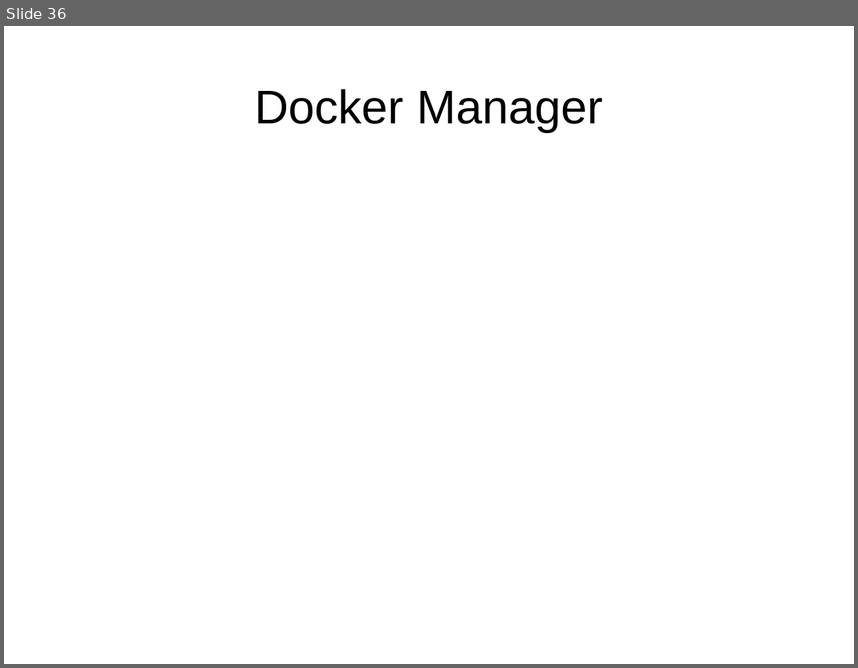
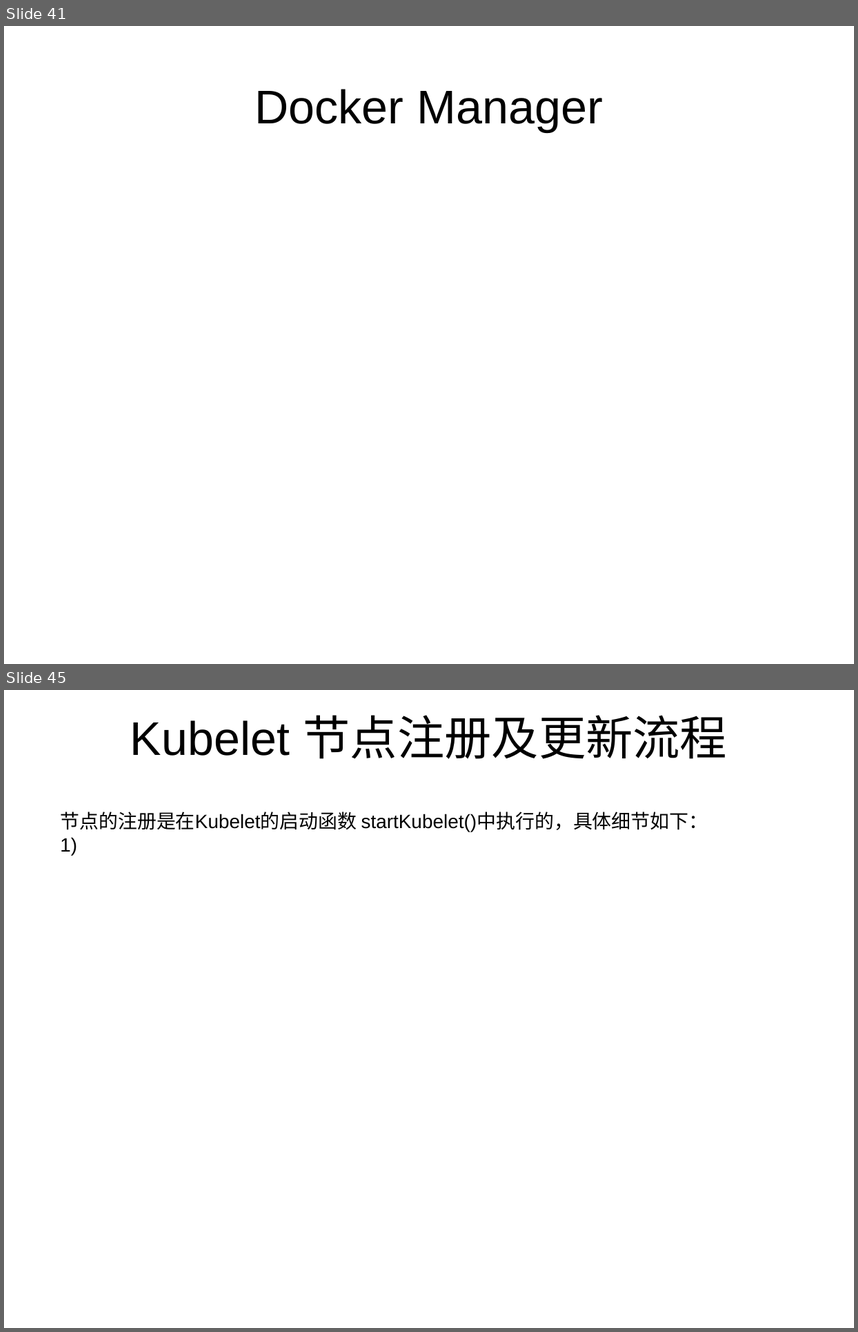
Before and after one commit to loveliuliu/Kubernetes-step-by-step, a slide deck: code_analysis/Kubelet/Kubelet.odp. Shown one above the other, each under a label of ours: slide 36 before the commit, slides 41 and 45 after it; the slides between them are not shown. The pictures are 858x668 and 858x1332 pixels, drawn with LibreOffice and Linux fonts; fonts in the diff are those of the drawing. Boxes give left, top, right and bottom in pixels: in the first picture for what was removed or moved away, otherwise in the second. Text is boxed around its words. In the diff, an @@ line names an element or a change of style, - is before the commit and + after.

```diff
--- a/code_analysis/Kubelet/Kubelet.odp
+++ b/code_analysis/Kubelet/Kubelet.odp
@@ slide 45 added at box(4, 690, 854, 1328), background #FFFFFF @@
@@ title added at box(130, 715, 728, 759), 44 pt, text #000000 @@
+Kubelet 节点注册及更新流程
@@ text added at box(60, 811, 708, 831), 18 pt, text #000000 @@
+节点的注册是在Kubelet的启动函数 startKubelet()中执行的，具体细节如下：
@@ what was slide 36 is now slide 41 @@
```
Also in this commit, not shown: 3 slides changed, 8 other slides added, 1 slide removed.
